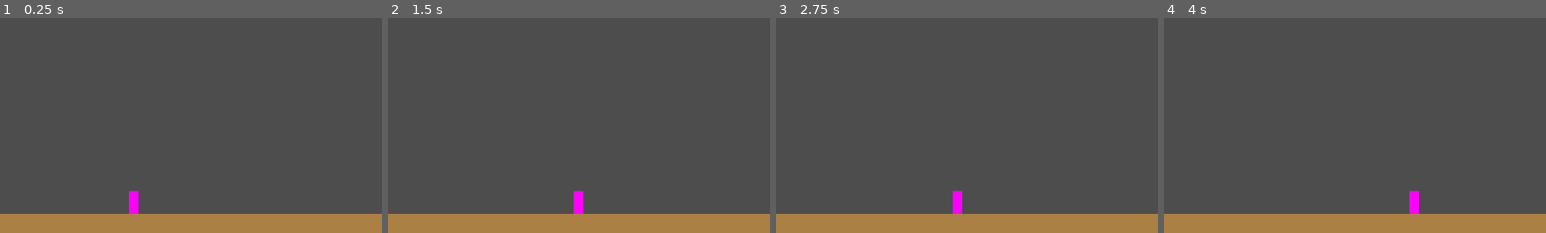
Above: before the commit, frames 1-4 (left to right).
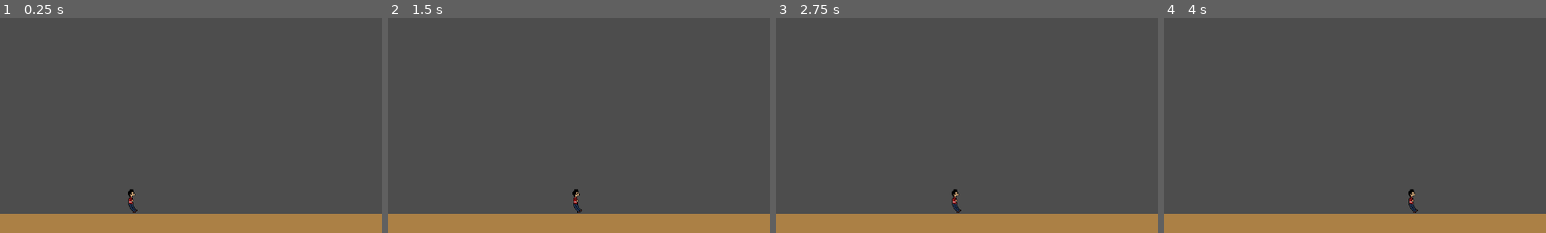
Above: after the commit, the same moments.

Repository: loganmacdougall/GlobalGameJam2025
Game: Godot game, scene res://scenes/floors/floor_00.tscn
The game is run twice, just before and just after one commit, with the same random seed, the same clock (stepped at 60 frames per second) and the same inputs. The project has no main scene, so this scene is started directly.
Inputs:
- Up to frame 1 (0.25 s): no input
- Up to frame 2 (1.5 s): tap Enter at 0.5 s; hold Right (Right) from 0.53 s (still down); tap Space (Jump) at 0.77 s
- Up to frame 3 (2.75 s): tap Space (Jump) at 1.52, 2 s; release Right (Right) at 2.03 s; hold Left (Left) from 2.03 s (still down)
- Up to frame 4 (4 s): release Left (Left) at 2.78 s; hold Right (Right) from 2.78 s (still down); tap Space (Jump) at 3.02, 3.77 s; tap Enter at 3.5 s
The pictures show only the part of the screen within x 32-82%, y 50-100%; the shares and areas given below are measured in that part.

The runs differ from the first frame. In frame 1, 0.3% of the frame differs, in the area x 33-37%, y 79-92%; in frame 2, 0.3%, in the area x 48-52%, y 79-92%; in frame 3, 0.3%; in frame 4, 0.3%.

Commit message:
Player sprite and scene added
also, changed project from texture linear to texture nearest to avoid changing each pixel back and forth

Diff:
--- a/nodes/player.tscn
+++ b/nodes/player.tscn
@@ -1,20 +1,84 @@
-[gd_scene load_steps=4 format=3 uid="uid://dmt6u2uu2ow53"]
+[gd_scene load_steps=11 format=3 uid="uid://dmt6u2uu2ow53"]
 
 [ext_resource type="Script" path="res://scripts/player.gd" id="1_nla4p"]
+[ext_resource type="Texture2D" uid="uid://cthmr81wq7f21" path="res://assets/sprites/player_sprites/player.png" id="2_xa3i5"]
 
-[sub_resource type="PlaceholderTexture2D" id="PlaceholderTexture2D_4s4x4"]
+[sub_resource type="RectangleShape2D" id="RectangleShape2D_d33ov"]
+size = Vector2(11, 27)
 
-[sub_resource type="CapsuleShape2D" id="CapsuleShape2D_mjv6t"]
-radius = 8.0
-height = 38.0
+[sub_resource type="AtlasTexture" id="AtlasTexture_m4wwp"]
+atlas = ExtResource("2_xa3i5")
+region = Rect2(80, 0, 16, 39)
+
+[sub_resource type="AtlasTexture" id="AtlasTexture_y7h6y"]
+atlas = ExtResource("2_xa3i5")
+region = Rect2(96, 0, 16, 39)
+
+[sub_resource type="AtlasTexture" id="AtlasTexture_yvpvt"]
+atlas = ExtResource("2_xa3i5")
+region = Rect2(32, 0, 16, 39)
+
+[sub_resource type="AtlasTexture" id="AtlasTexture_ynoe2"]
+atlas = ExtResource("2_xa3i5")
+region = Rect2(48, 0, 16, 39)
+
+[sub_resource type="AtlasTexture" id="AtlasTexture_jrsdt"]
+atlas = ExtResource("2_xa3i5")
+region = Rect2(18, 0, 15, 39)
+
+[sub_resource type="AtlasTexture" id="AtlasTexture_tfqjl"]
+atlas = ExtResource("2_xa3i5")
+region = Rect2(0, 0, 16, 39)
+
+[sub_resource type="SpriteFrames" id="SpriteFrames_5qilq"]
+animations = [{
+"frames": [{
+"duration": 1.0,
+"texture": SubResource("AtlasTexture_m4wwp")
+}, {
+"duration": 1.0,
+"texture": SubResource("AtlasTexture_y7h6y")
+}],
+"loop": true,
+"name": &"going_left",
+"speed": 10.0
+}, {
+"frames": [{
+"duration": 1.0,
+"texture": SubResource("AtlasTexture_yvpvt")
+}, {
+"duration": 1.0,
+"texture": SubResource("AtlasTexture_ynoe2")
+}],
+"loop": true,
+"name": &"going_right",
+"speed": 10.0
+}, {
+"frames": [{
+"duration": 1.0,
+"texture": SubResource("AtlasTexture_jrsdt")
+}],
+"loop": false,
+"name": &"ready_to_blow",
+"speed": 5.0
+}, {
+"frames": [{
+"duration": 1.0,
+"texture": SubResource("AtlasTexture_tfqjl")
+}],
+"loop": false,
+"name": &"standing_still",
+"speed": 5.0
+}]
 
 [node name="Player" type="CharacterBody2D"]
 script = ExtResource("1_nla4p")
 
-[node name="Sprite2D" type="Sprite2D" parent="."]
-position = Vector2(4.76837e-07, 0)
-scale = Vector2(16, 38)
-texture = SubResource("PlaceholderTexture2D_4s4x4")
+[node name="CollisionShape2D" type="CollisionShape2D" parent="."]
+position = Vector2(-2.5, 3.5)
+shape = SubResource("RectangleShape2D_d33ov")
 
-[node name="CollisionShape2D" type="CollisionShape2D" parent="."]
-shape = SubResource("CapsuleShape2D_mjv6t")
+[node name="AnimatedSprite2D" type="AnimatedSprite2D" parent="."]
+position = Vector2(-2, -2)
+sprite_frames = SubResource("SpriteFrames_5qilq")
+animation = &"going_left"
--- a/project.godot
+++ b/project.godot
@@ -43,5 +43,6 @@
 
 [rendering]
 
+textures/canvas_textures/default_texture_filter=0
 renderer/rendering_method="gl_compatibility"
 renderer/rendering_method.mobile="gl_compatibility"
Binary file added: assets/sprites/player_sprites/player.png
Not shown, added: assets/sprites/player_sprites/player.png.import
